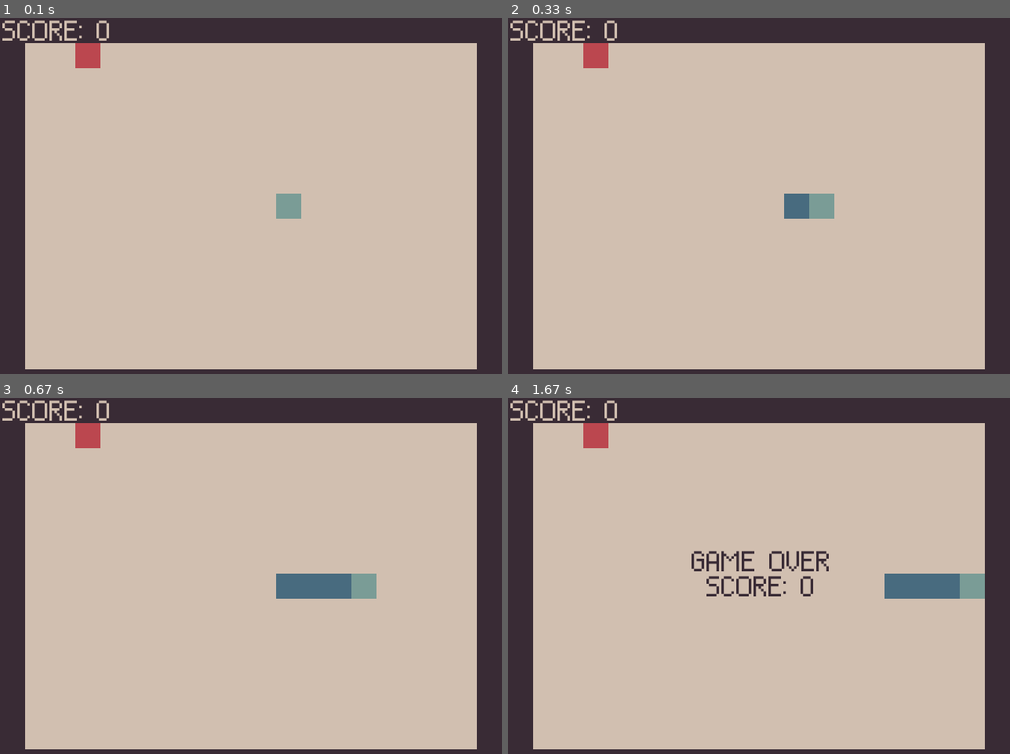
Above: before the commit, frames 1-4 (two rows, left to right).
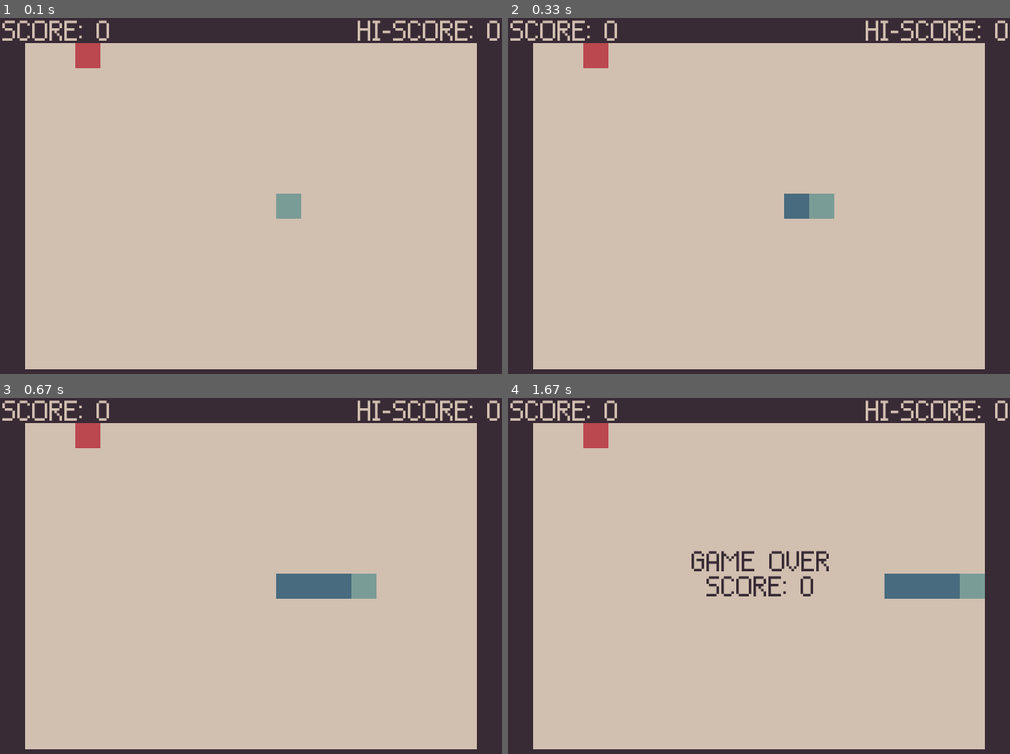
Above: after the commit, the same moments.

Repository: theo-baccam/snake
Game: pygame game, started from main.py
Two runs of this game, one before a commit and one after it. Both use one fixed random seed, a clock stepped at 60 frames per second and the inputs below.
Inputs:
- Up to frame 1 (0.1 s): no input
- Up to frame 2 (0.33 s): no input
- Up to frame 3 (0.67 s): no input
- Up to frame 4 (1.67 s): no input

The runs differ from the first frame. In frame 1, 0.6% of the frame differs, in the area x 71-100%, y 0-7%; in frame 2, 0.6%; in frame 3, 0.6%; in frame 4, 0.6%.

Commit message:
fonctionalité sauvegarde high-score

Diff:
--- /dev/null
+++ b/file_functions.py
@@ -0,0 +1,39 @@
+import string
+import os
+
+snake_directory = os.path.dirname(os.path.abspath(__file__))
+
+high_score_path = os.path.join(snake_directory, "high_score.txt")
+
+font_path = os.path.join(snake_directory, "Pixolletta8px.ttf")
+
+hh_closed_path = os.path.join(snake_directory, "hi-hat-closed.mp3")
+hh_open_path = os.path.join(snake_directory, "hi-hat-open.mp3")
+
+
+def file_create():
+    with open(high_score_path, "w") as file:
+        DEFAULT_STRING = "0"
+        file.write(DEFAULT_STRING)
+        return DEFAULT_STRING
+
+
+def file_load():
+    file_content = ""
+    if not os.path.exists(high_score_path):
+        file_content = file_create()
+    with open(high_score_path, "r") as file:
+        file_content = file.read()
+        if not file_content.isdigit():
+            file_create()
+            file_content = file.read()
+    return file_content
+
+
+high_score = file_load()
+
+
+def new_high_score(score):
+    if score > int(high_score):
+        with open(high_score_path, "w") as file:
+            file.write(str(score))
--- a/main.py
+++ b/main.py
@@ -1,6 +1,7 @@
 import pygame
 
 import pygame_functions as pf
+import file_functions as ff
 import object_coordinates as oc
 import logic_functions as lf
 import render_functions as rf
@@ -54,6 +55,7 @@
     if not pf.playing:
         rf.draw_game_over_text(pf.screen, lf.grid_coordinate["G11"])
         rf.draw_game_over_score(pf.screen, lf.score, lf.grid_coordinate["H11"])
+        ff.new_high_score(lf.score)
         pygame.display.update()
         pygame.time.delay(3600)
         pf.pygame_quit()
@@ -62,6 +64,7 @@
     rf.draw_border(pf.screen, oc.border_list)
     rf.draw_apple(pf.screen, oc.apple)
     rf.render_snake(oc.snake_cell_positions, pf.screen)
+    rf.draw_high_score(pf.screen, ff.high_score, lf.grid_coordinate["A20"])
     rf.draw_score(pf.screen, lf.score, lf.grid_coordinate["A1"])
 
     pygame.display.flip()
--- a/render_functions.py
+++ b/render_functions.py
@@ -1,6 +1,8 @@
 import os
 
 import pygame
+
+from file_functions import font_path
 
 BORDER_COLOR = (57, 43, 53)
 APPLE_COLOR = (187, 71, 79)
@@ -9,9 +11,6 @@
 BACKGROUND_COLOR = (209, 191, 176)
 
 pygame.font.init()
-
-snake_directory = os.path.dirname(os.path.abspath(__file__))
-font_path = os.path.join(snake_directory, "Pixolletta8px.ttf")
 
 FONT_SIZE = 32
 FONT = pygame.font.Font(font_path, FONT_SIZE)
@@ -43,6 +42,12 @@
     screen.blit(SCORE_SURFACE, (xy_position[0] + 3, xy_position[1] + 3))
 
 
+def draw_high_score(screen, high_score, xy_position):
+    SCORE_SURFACE = FONT.render(f"HI-SCORE: {high_score}", True, BACKGROUND_COLOR)
+    SCORE_WIDTH = SCORE_SURFACE.get_width()
+    screen.blit(SCORE_SURFACE, (xy_position[0] + 32 - SCORE_WIDTH, xy_position[1] + 3))
+
+
 def draw_game_over_text(screen, xy_position):
     GAME_OVER_SURFACE = FONT.render(f"GAME OVER", True, BORDER_COLOR)
     GAME_OVER_MIDDLE = GAME_OVER_SURFACE.get_width() / 2
--- a/sound_functions.py
+++ b/sound_functions.py
@@ -2,15 +2,13 @@
 
 import pygame
 
-from render_functions import snake_directory
+from file_functions import hh_closed_path, hh_open_path
 
 
 pygame.mixer.init()
 
-hh_closed_path = os.path.join(snake_directory, "hi-hat-closed.mp3")
 hh_closed = pygame.mixer.Sound(hh_closed_path)
 
-hh_open_path = os.path.join(snake_directory, "hi-hat-open.mp3")
 hh_open = pygame.mixer.Sound(hh_open_path)
 
 
